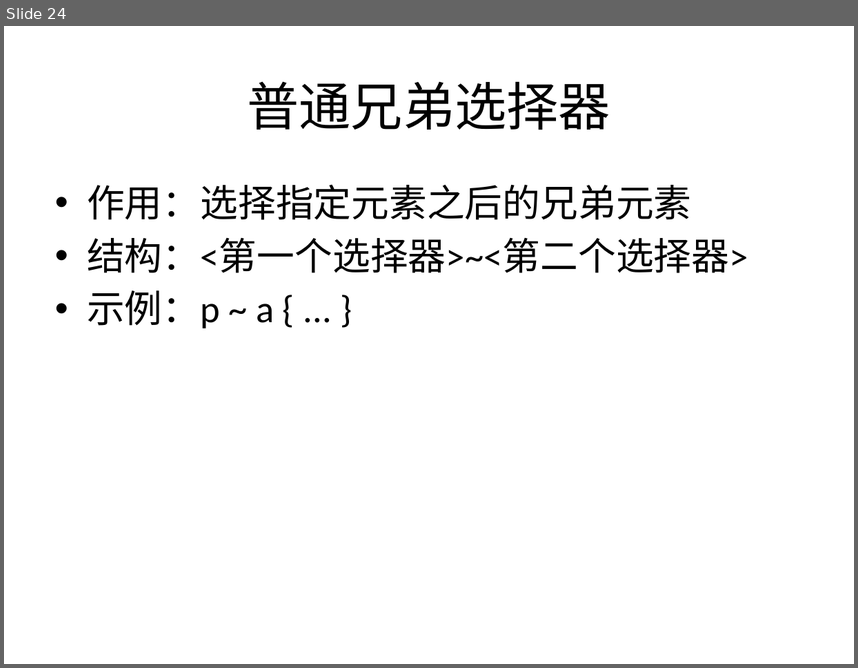
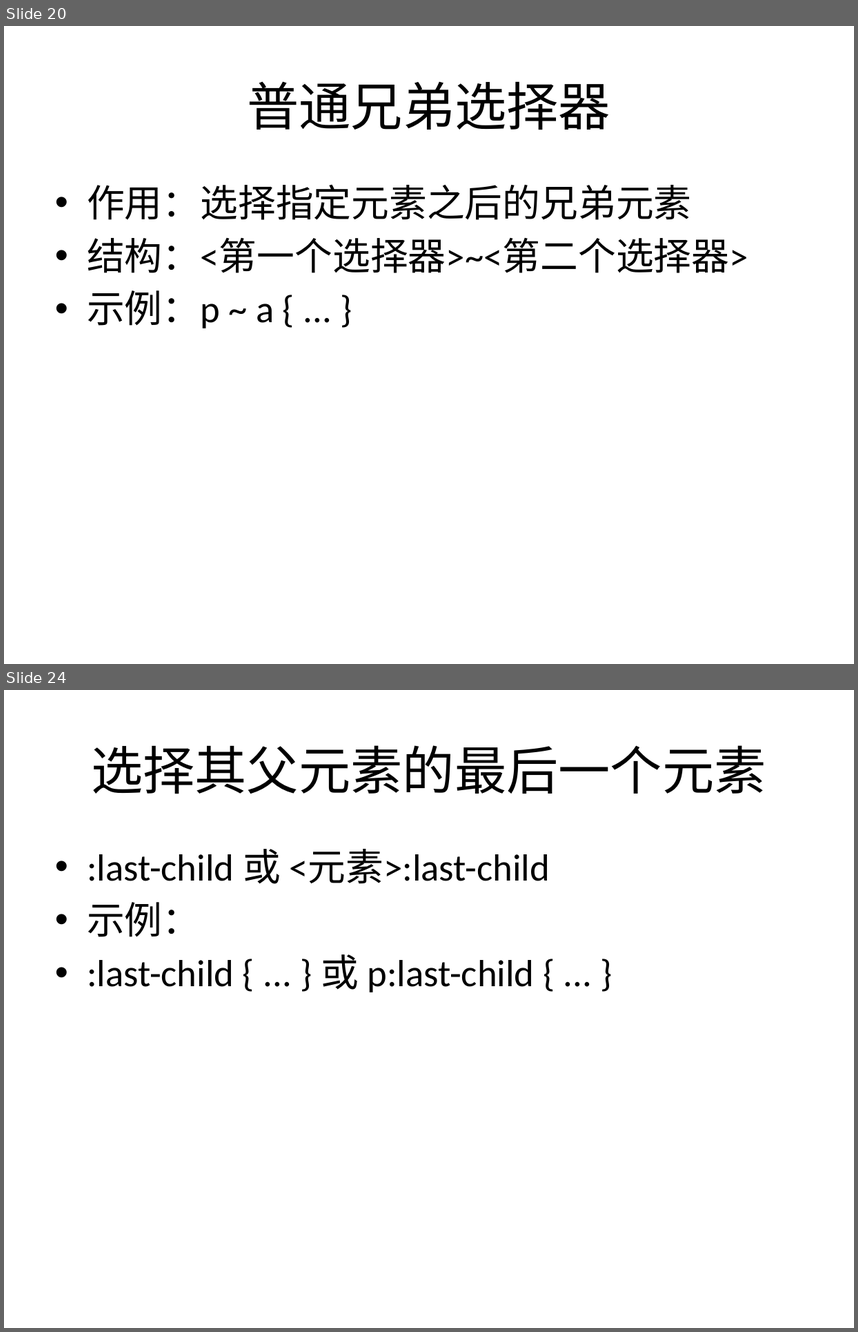
Before and after one commit to sans123wx/class, a slide deck: 网页设计与制作/课件/4/css选择器.pptx. Shown one above the other, each under a label of ours: slide 24 before the commit, slides 20 and 24 after it; the slides between them are not shown. The pictures are 858x668 and 858x1332 pixels, drawn with LibreOffice and Linux fonts; fonts in the diff are those of the drawing. Boxes give left, top, right and bottom in pixels: in the first picture for what was removed or moved away, otherwise in the second. Text is boxed around its words. In the diff, an @@ line names an element or a change of style, - is before the commit and + after.

```diff
--- a/网页设计与制作/课件/4/css选择器.pptx
+++ b/网页设计与制作/课件/4/css选择器.pptx
@@ slide 24 added at bbox=[4, 690, 854, 1328], background #FFFFFF @@
@@ title added at bbox=[91, 745, 766, 794], 44 pt, text #000000 @@
+选择其父元素的最后一个元素
@@ text added at bbox=[87, 849, 550, 992], 32 pt, text #000000 @@
+• :last-child 或 <元素>:last-child
+• 示例：
+• :last-child { ... } 或 p:last-child { ... }
@@ what was slide 24 is now slide 20 @@
```
Also in this commit, not shown: 9 other slides added, 4 slides removed, 20 other files.
